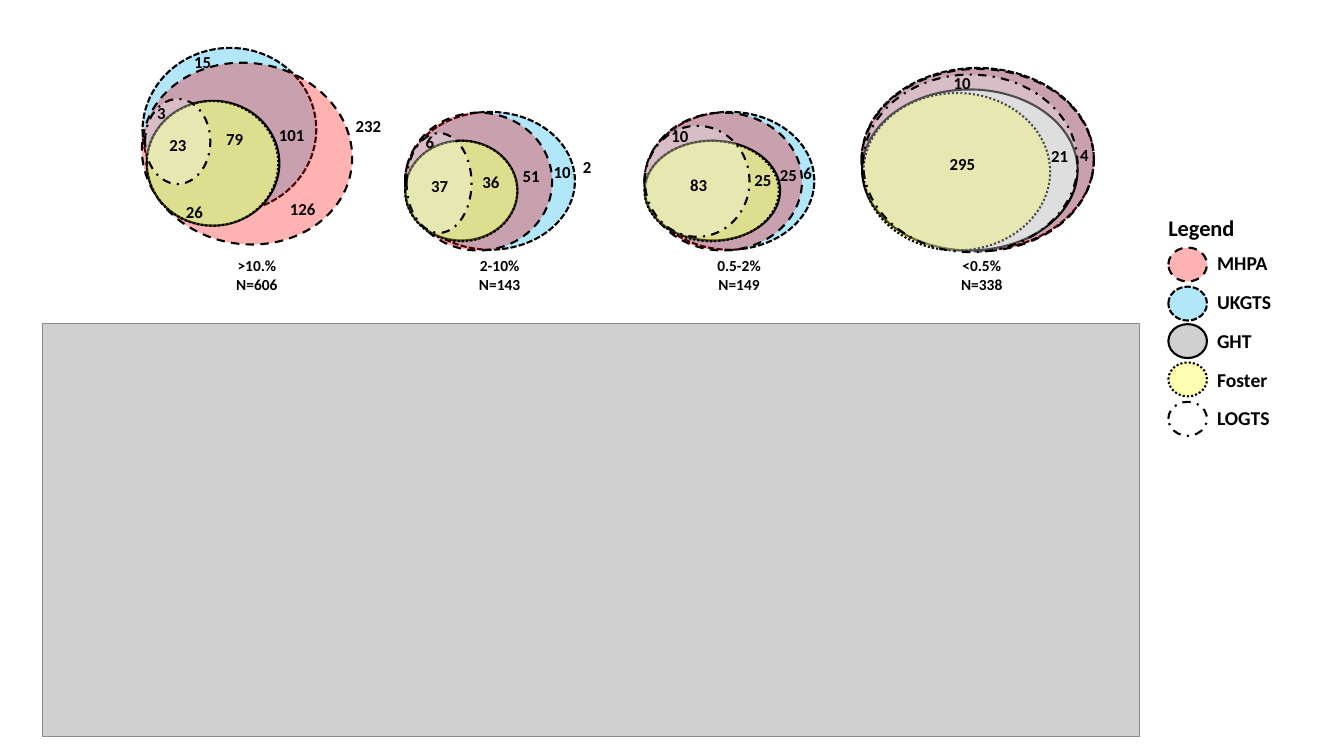
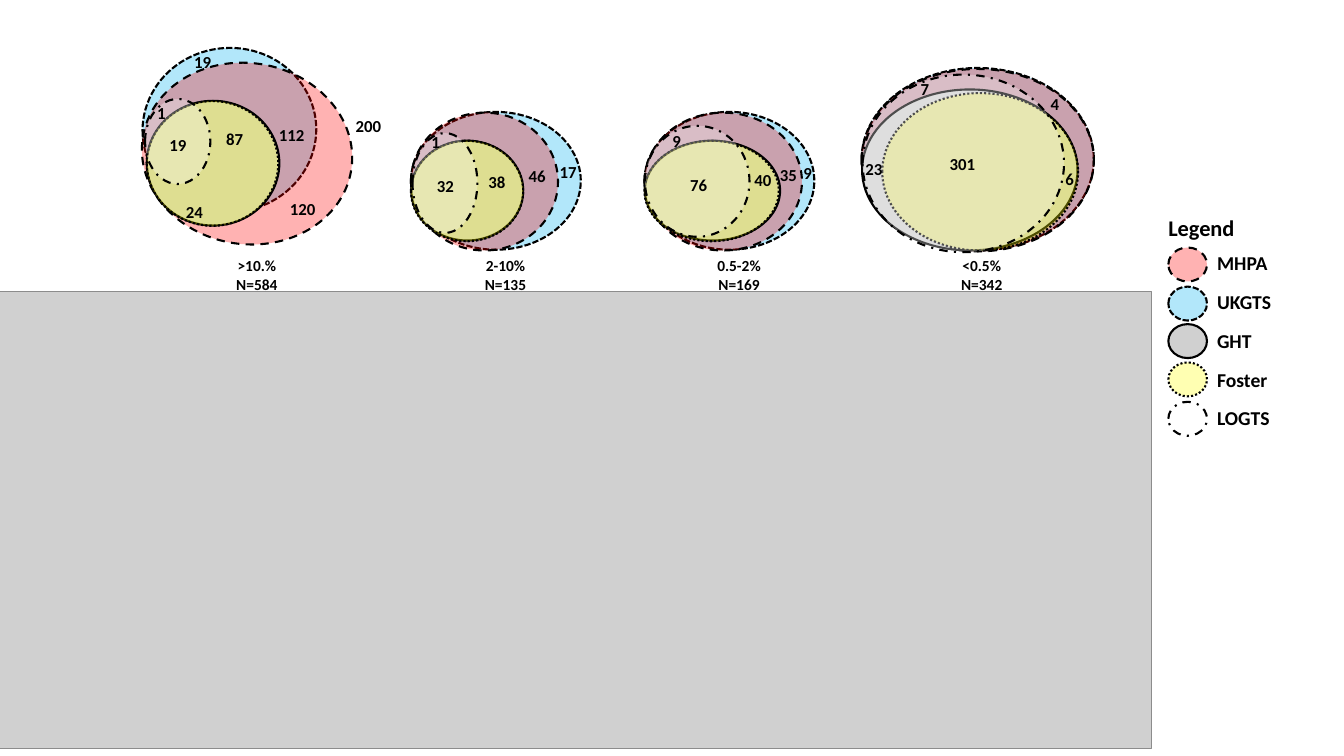
Before and after one commit to 5corp10/VFEval, a slide deck: slide 2 of results.pptx. Drawn at 1344x756 pixels with LibreOffice and Linux fonts; fonts in the diff are those of the drawing; grey boxes stand for pictures. Boxes give left, top, right and bottom in pixels: in the first picture for what was removed or moved away, otherwise in the second. Text is boxed around its words. In the diff, an @@ line names an element or a change of style, - is before the commit and + after.

```diff
--- a/results.pptx
+++ b/results.pptx
@@ text at bbox=[194, 54, 211, 72]: text changed @@
-15
+19
@@ ellipse: place and size @@
-ellipse at bbox=[863, 75, 1078, 252]
+ellipse at bbox=[863, 75, 1065, 252]
@@ text at bbox=[921, 82, 929, 99]: text changed @@
-10
+7
@@ text "4": place and size @@
-text "4" at bbox=[1080, 150, 1088, 161]
+text "4" at bbox=[1051, 99, 1059, 110]
@@ text at bbox=[157, 106, 165, 124]: text changed @@
-3
+1
@@ ellipse: place and size @@
-ellipse at bbox=[864, 93, 1051, 250]
+ellipse at bbox=[882, 93, 1078, 250]
@@ text at bbox=[169, 140, 186, 151]: text changed @@
-23
+19
@@ text at bbox=[226, 133, 243, 145]: text changed @@
-79
+87
@@ text at bbox=[279, 130, 304, 141]: text changed @@
-101
+112
@@ text at bbox=[356, 121, 381, 132]: text changed @@
-232
+200
@@ 4 ellipses, 1 picture: place and size @@
-4 ellipses, 1 picture at bbox=[405, 112, 576, 251]
+4 ellipses, 1 picture at bbox=[411, 112, 582, 251]
@@ text added at bbox=[431, 135, 439, 153], 12 pt, text #000000, bold @@
+1
@@ text at bbox=[672, 136, 680, 151]: text changed @@
-10
+9
@@ text at bbox=[488, 176, 505, 188]: text changed @@
-36
+38
@@ text at bbox=[529, 170, 546, 182]: text changed @@
-51
+46
@@ text at bbox=[560, 167, 577, 178]: text changed @@
-10
+17
@@ text removed at bbox=[583, 162, 591, 173] @@
-2
@@ text at bbox=[690, 179, 707, 191]: text changed @@
-83
+76
@@ text at bbox=[754, 175, 771, 186]: text changed @@
-25
+40
@@ text at bbox=[780, 170, 797, 185]: text changed @@
-25
+35
@@ text at bbox=[803, 168, 811, 179]: text changed @@
-6
+9
@@ text at bbox=[865, 164, 882, 180]: text changed @@
-21
+23
@@ text at bbox=[950, 159, 975, 170]: text changed @@
-295
+301
@@ text "6" rewrapped from bbox=[426, 135, 434, 153] to bbox=[1065, 173, 1073, 185] @@
@@ text at bbox=[186, 207, 203, 223]: text changed @@
-26
+24
@@ text at bbox=[290, 204, 315, 215]: text changed @@
-126
+120
@@ text at bbox=[437, 181, 454, 192]: text changed @@
-37
+32
@@ picture: place and size @@
-picture at bbox=[42, 324, 1139, 738]
+picture at bbox=[0, 291, 1152, 748]
@@ text at bbox=[236, 279, 277, 292]: text changed @@
-N=606
+N=584
@@ text at bbox=[485, 280, 526, 292]: text changed @@
-N=143
+N=135
@@ text at bbox=[718, 279, 759, 292]: text changed @@
-N=149
+N=169
@@ text at bbox=[961, 280, 1002, 292]: text changed @@
-N=338
+N=342
```
Also in this commit, not shown: 3 other slides changed.
